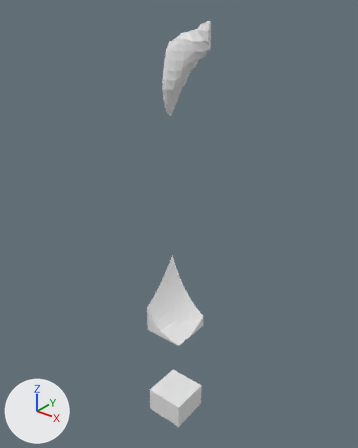
Before and after pictures for a commit that changed the glTF model assets/terrain/surface_pieces/surf_5_10.glb.
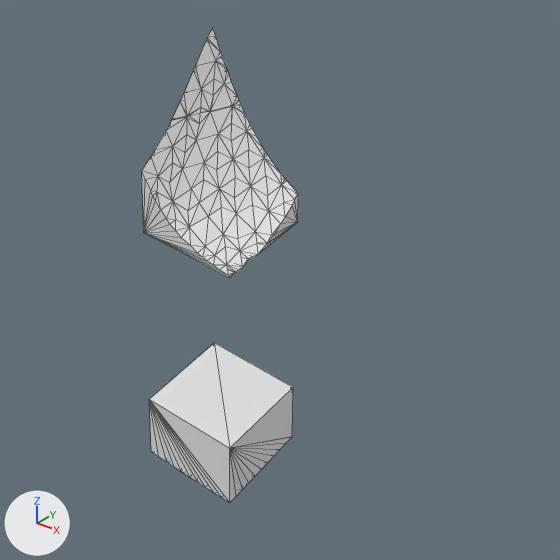
Old and new are each drawn whole from a camera (50 mm lens) standing at (-50.3, 18.0, -0.7) and looking at (-83.0, 58.8, -26.0) and again close up on the part from 27% to 83% of the width and 55% to 100% of the height. The axes (+X, +Y, +Z) are drawn at lower left. The lights are the same throughout. The older version's two pictures come first. The close-ups show mesh edges as thin lines. Where no turn or scale is listed for an object, it has been applied to the vertices.

Objects in the first close-up: 'layer_10', 'layer_6', 'layer_7'.
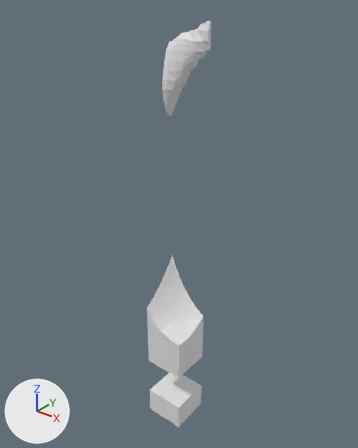
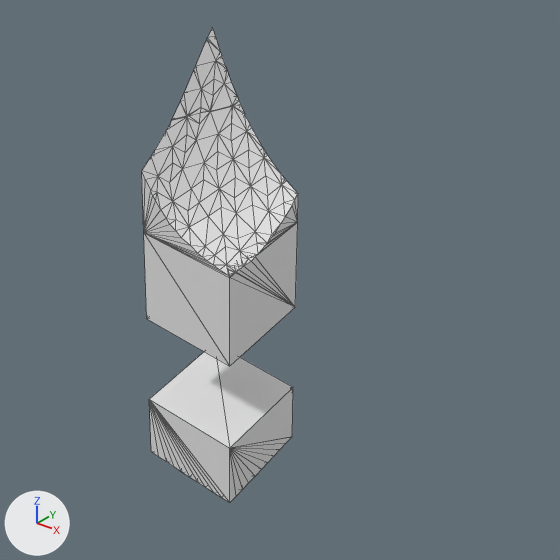
Boxes (x1, y1, x2, y2) around the edits, measured in the close-ups (560 x 560 px):
```json
{"object": "layer_8", "change": "added", "after": [144, 222, 298, 366]}
```

Scene script edits in JSON lines:
```json
{"op": "add", "block": "me_layer_8", "code": ["me_layer_8 = bpy.data.meshes.new('layer_8')", "me_layer_8.from_pydata(...)  # 17 vertices, 30 faces; spans x -85.0..-80.0, y 55.0..60.0, z -45.0..-40.0"]}
{"op": "add", "block": "ob_layer_8", "code": ["ob_layer_8 = bpy.data.objects.new('layer_8', me_layer_8)", "ob_layer_8.location = (0.0, 0.0, 0.0)"]}
```
